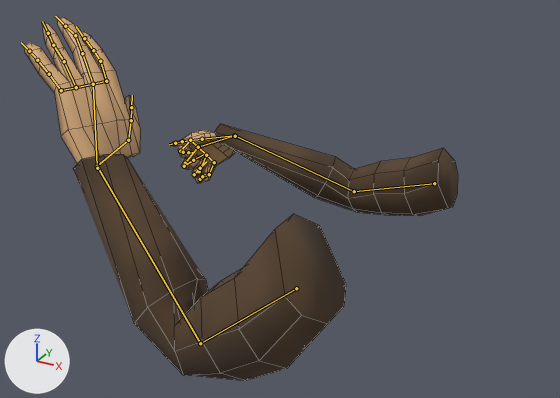
Renders of the FBX model fs_dev2_team_Deepest/Assets/Prefabs/Player/IKarm.fbx from each side of a commit.
Rendered twice from a 50 mm camera at (0.72, -3.22, 1.31) aimed at (-0.91, -0.26, -0.17). Arrows for +X, +Y and +Z are at lower left; the lights stay in place. The first picture is the older version. Both versions are drawn at frame 1 of the action 'Arms|MagicCast'; the numbers are the values there. The bones that change, and the others that lie on the model, are drawn over the model as lines. Mesh edges are drawn as thin lines.
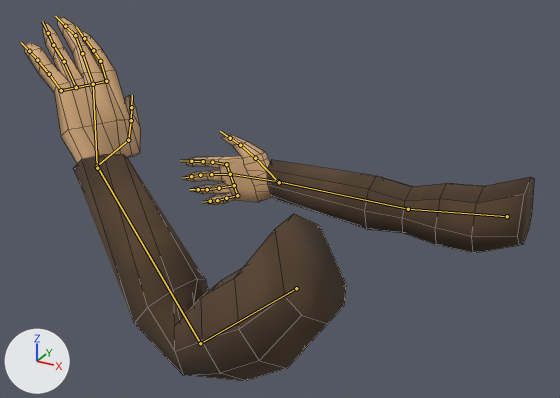
Changed parts and their boxes (x1, y1, x2, y2) in the pictures (560 x 398 px):
```json
{"object": "Cylinder.001", "change": "posed", "before": [24, 18, 458, 381], "after": [24, 18, 534, 381], "on screen": "17% wider"}
{"bone": "SHOULDER.R", "before": "(434, 183) to (354, 191)", "after": "(507, 216) to (408, 209)"}
{"bone": "ARM.R", "before": "(354, 191) to (234, 135)", "after": "(408, 209) to (278, 181)"}
{"bone": "THUMB1.R", "before": "(234, 135) to (202, 139)", "after": "(278, 181) to (255, 158)"}
{"bone": "THUMB2.R", "before": "(202, 139) to (182, 141)", "after": "(255, 158) to (240, 145)"}
{"bone": "THUMB3.R", "before": "(182, 141) to (175, 143)", "after": "(240, 145) to (230, 138)"}
{"bone": "HAND.R", "before": "(234, 135) to (198, 147)", "after": "(278, 181) to (230, 174)"}
{"bone": "POINTER1.R", "before": "(190, 140) to (180, 151)", "after": "(226, 164) to (212, 162)"}
{"bone": "POINTER2.R", "before": "(180, 151) to (183, 152)", "after": "(212, 162) to (203, 161)"}
{"bone": "POINTER3.R", "before": "(183, 152) to (188, 152)", "after": "(203, 161) to (191, 161)"}
{"bone": "MIDDLE1.R", "before": "(198, 147) to (185, 163)", "after": "(230, 174) to (211, 174)"}
{"bone": "MIDDLE2.R", "before": "(185, 163) to (184, 166)", "after": "(211, 174) to (200, 175)"}
{"bone": "MIDDLE3.R", "before": "(184, 166) to (193, 160)", "after": "(200, 175) to (191, 176)"}
{"bone": "RING1.R", "before": "(206, 155) to (199, 171)", "after": "(234, 185) to (219, 188)"}
{"bone": "RING2.R", "before": "(199, 171) to (194, 174)", "after": "(219, 188) to (207, 189)"}
{"bone": "RING3.R", "before": "(194, 174) to (200, 168)", "after": "(207, 189) to (198, 189)"}
{"bone": "PINKY1.R", "before": "(214, 162) to (209, 174)", "after": "(237, 195) to (226, 198)"}
{"bone": "PINKY2.R", "before": "(209, 174) to (200, 179)", "after": "(226, 198) to (217, 200)"}
{"bone": "PINKY3.R", "before": "(200, 179) to (202, 176)", "after": "(217, 200) to (210, 201)"}
```

Scene script edits in JSON lines:
```json
{"block": "bone_shoulder_r", "where": "bone_shoulder_r = bpy.data.objects['Arms'].pose.bones['SHOULDER.R']"}
{"op": "set", "path": "bone_shoulder_r.location", "old": "(0.32, 0.537, -0.327)", "new": "(0.0, 0.049, -0.361)"}
{"op": "set", "path": "bone_shoulder_r.rotation_quaternion", "old": "(0.933, -0.091, -0.348, 0.008)", "new": "(1.0, 0.0, 0.0, 0.0)", "note": "degrees (-13, -40, 6) -> degrees (0, 0, 0)"}
{"block": "bone_arm_r", "where": "bone_arm_r = bpy.data.objects['Arms'].pose.bones['ARM.R']  # child of 'SHOULDER.R'"}
{"op": "set", "path": "bone_arm_r.rotation_quaternion", "old": "(0.934, 0.351, 0.0, -0.071)", "new": "(1.0, 0.0, 0.0, 0.0)", "note": "degrees (41, 3, -8) -> degrees (0, 0, 0)"}
{"block": "bone_thumb1_r", "where": "bone_thumb1_r = bpy.data.objects['Arms'].pose.bones['THUMB1.R']  # child of 'ARM.R'"}
{"op": "set", "path": "bone_thumb1_r.rotation_quaternion", "old": "(0.884, -0.374, 0.008, 0.282)", "new": "(1.0, 0.0, 0.0, 0.0)", "note": "degrees (-42, 13, 30) -> degrees (0, 0, 0)"}
{"block": "bone_thumb2_r", "where": "bone_thumb2_r = bpy.data.objects['Arms'].pose.bones['THUMB2.R']  # child of 'THUMB1.R'"}
{"op": "set", "path": "bone_thumb2_r.rotation_quaternion", "old": "(0.972, 0.099, -0.211, -0.013)", "new": "(1.0, 0.0, 0.0, 0.0)", "note": "degrees (13, -24, -4) -> degrees (0, 0, 0)"}
{"block": "bone_thumb3_r", "where": "bone_thumb3_r = bpy.data.objects['Arms'].pose.bones['THUMB3.R']  # child of 'THUMB2.R'"}
{"op": "set", "path": "bone_thumb3_r.rotation_quaternion", "old": "(0.871, -0.476, 0.098, 0.074)", "new": "(1.0, 0.0, 0.0, 0.0)", "note": "degrees (-57, 14, 2) -> degrees (0, 0, 0)"}
{"block": "bone_hand_r", "where": "bone_hand_r = bpy.data.objects['Arms'].pose.bones['HAND.R']  # child of 'ARM.R'"}
{"op": "set", "path": "bone_hand_r.rotation_quaternion", "old": "(0.869, -0.461, 0.18, -0.024)", "new": "(1.0, 0.0, 0.0, 0.0)", "note": "degrees (-58, 17, -12) -> degrees (0, 0, 0)"}
{"block": "bone_pointer1_r", "where": "bone_pointer1_r = bpy.data.objects['Arms'].pose.bones['POINTER1.R']  # child of 'HANDBONE1.R'"}
{"op": "set", "path": "bone_pointer1_r.rotation_quaternion", "old": "(0.79, -0.001, -0.096, 0.605)", "new": "(1.0, 0.0, 0.0, 0.0)", "note": "degrees (-7, -9, 75) -> degrees (0, 0, 0)"}
{"block": "bone_pointer2_r", "where": "bone_pointer2_r = bpy.data.objects['Arms'].pose.bones['POINTER2.R']  # child of 'POINTER1.R'"}
{"op": "set", "path": "bone_pointer2_r.rotation_quaternion", "old": "(0.793, 0.16, 0.0, 0.589)", "new": "(1.0, 0.0, 0.0, 0.0)", "note": "degrees (15, -11, 72) -> degrees (0, 0, 0)"}
{"block": "bone_pointer3_r", "where": "bone_pointer3_r = bpy.data.objects['Arms'].pose.bones['POINTER3.R']  # child of 'POINTER2.R'"}
{"op": "set", "path": "bone_pointer3_r.rotation_quaternion", "old": "(0.995, 0.001, 0.006, 0.097)", "new": "(1.0, 0.0, 0.0, 0.0)", "note": "degrees (0, 1, 11) -> degrees (0, 0, 0)"}
{"block": "bone_middle1_r", "where": "bone_middle1_r = bpy.data.objects['Arms'].pose.bones['MIDDLE1.R']  # child of 'HAND.R'"}
{"op": "set", "path": "bone_middle1_r.rotation_quaternion", "old": "(0.762, 0.072, -0.192, 0.614)", "new": "(1.0, 0.0, 0.0, 0.0)", "note": "degrees (-8, -22, 79) -> degrees (0, 0, 0)"}
{"block": "bone_middle2_r", "where": "bone_middle2_r = bpy.data.objects['Arms'].pose.bones['MIDDLE2.R']  # child of 'MIDDLE1.R'"}
{"op": "set", "path": "bone_middle2_r.rotation_quaternion", "old": "(0.841, 0.093, 0.291, 0.447)", "new": "(1.0, 0.0, 0.0, 0.0)", "note": "degrees (27, 24, 62) -> degrees (0, 0, 0)"}
{"block": "bone_middle3_r", "where": "bone_middle3_r = bpy.data.objects['Arms'].pose.bones['MIDDLE3.R']  # child of 'MIDDLE2.R'"}
{"op": "set", "path": "bone_middle3_r.rotation_quaternion", "old": "(0.764, -0.309, 0.054, 0.564)", "new": "(1.0, 0.0, 0.0, 0.0)", "note": "degrees (-27, 26, 67) -> degrees (0, 0, 0)"}
{"block": "bone_ring1_r", "where": "bone_ring1_r = bpy.data.objects['Arms'].pose.bones['RING1.R']  # child of 'HANDBONE2.R'"}
{"op": "set", "path": "bone_ring1_r.rotation_quaternion", "old": "(0.827, -0.15, -0.087, 0.535)", "new": "(1.0, 0.0, 0.0, 0.0)", "note": "degrees (-20, 1, 66) -> degrees (0, 0, 0)"}
{"block": "bone_ring2_r", "where": "bone_ring2_r = bpy.data.objects['Arms'].pose.bones['RING2.R']  # child of 'RING1.R'"}
{"op": "set", "path": "bone_ring2_r.rotation_quaternion", "old": "(0.83, 0.306, -0.251, 0.393)", "new": "(1.0, 0.0, 0.0, 0.0)", "note": "degrees (24, -41, 41) -> degrees (0, 0, 0)"}
{"block": "bone_ring3_r", "where": "bone_ring3_r = bpy.data.objects['Arms'].pose.bones['RING3.R']  # child of 'RING2.R'"}
{"op": "set", "path": "bone_ring3_r.rotation_quaternion", "old": "(0.764, 0.106, 0.25, 0.585)", "new": "(1.0, 0.0, 0.0, 0.0)", "note": "degrees (28, 15, 79) -> degrees (0, 0, 0)"}
{"block": "bone_pinky1_r", "where": "bone_pinky1_r = bpy.data.objects['Arms'].pose.bones['PINKY1.R']  # child of 'HANDBONE3.R'"}
{"op": "set", "path": "bone_pinky1_r.rotation_quaternion", "old": "(0.834, -0.149, -0.111, 0.519)", "new": "(1.0, 0.0, 0.0, 0.0)", "note": "degrees (-21, -2, 64) -> degrees (0, 0, 0)"}
{"block": "bone_pinky2_r", "where": "bone_pinky2_r = bpy.data.objects['Arms'].pose.bones['PINKY2.R']  # child of 'PINKY1.R'"}
{"op": "set", "path": "bone_pinky2_r.rotation_quaternion", "old": "(0.886, 0.389, -0.235, 0.094)", "new": "(1.0, 0.0, 0.0, 0.0)", "note": "degrees (48, -29, -1) -> degrees (0, 0, 0)"}
{"block": "bone_pinky3_r", "where": "bone_pinky3_r = bpy.data.objects['Arms'].pose.bones['PINKY3.R']  # child of 'PINKY2.R'"}
{"op": "set", "path": "bone_pinky3_r.rotation_quaternion", "old": "(0.764, 0.077, 0.252, 0.588)", "new": "(1.0, 0.0, 0.0, 0.0)", "note": "degrees (26, 17, 79) -> degrees (0, 0, 0)"}
```
